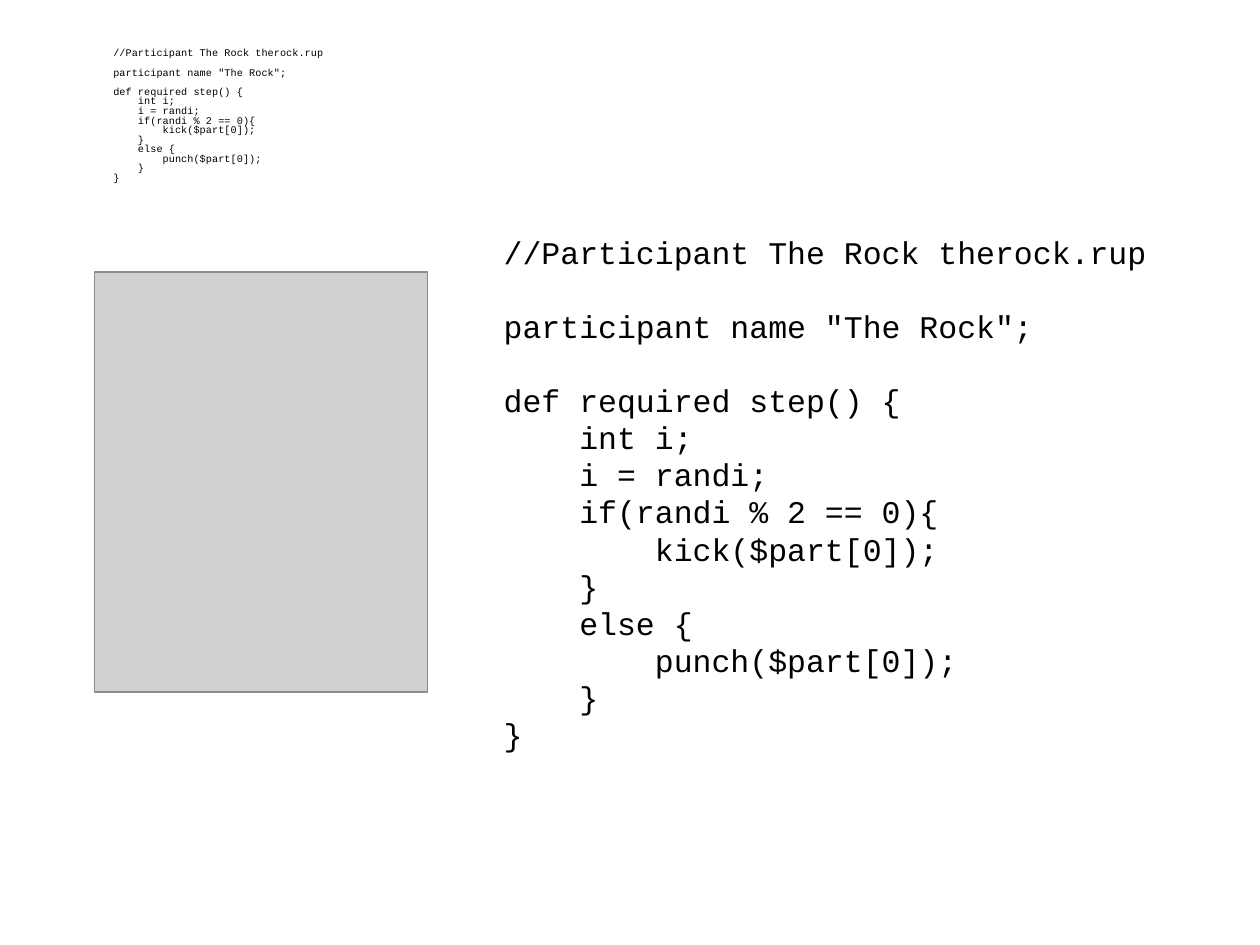
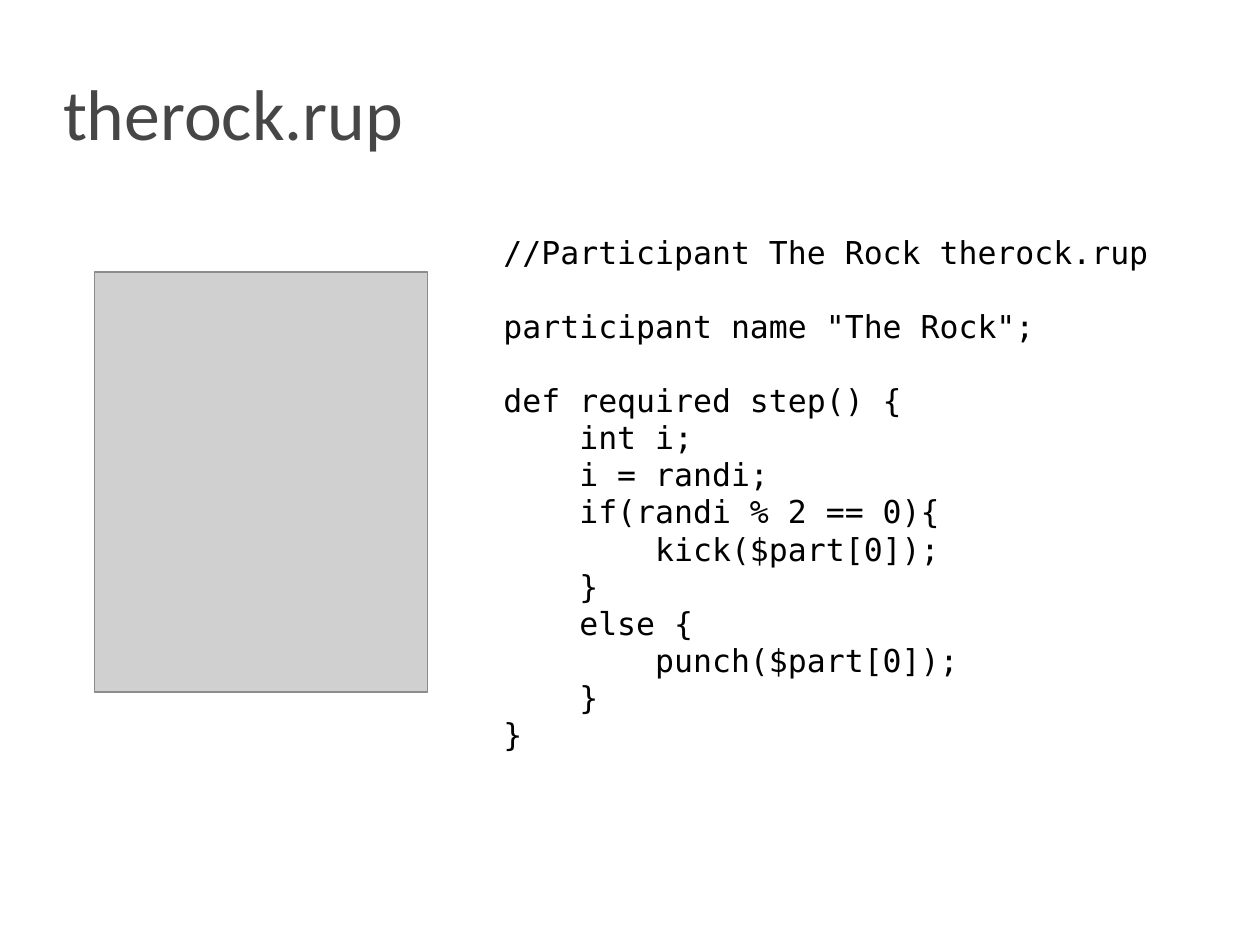
Before and after one commit to dcoli/plt4115, a slide deck: slide 6 of src/compiler/doc/rumble.ppt. Drawn at 1260x945 pixels with LibreOffice and Linux fonts; fonts in the diff are those of the drawing; grey boxes stand for pictures. Boxes give left, top, right and bottom in pixels: in the first picture for what was removed or moved away, otherwise in the second. Text is boxed around its words. In the diff, an @@ line names an element or a change of style, - is before the commit and + after.

```diff
--- a/src/compiler/doc/rumble.ppt
+++ b/src/compiler/doc/rumble.ppt
@@ title at bbox=[63, 90, 403, 152]: text changed; size 5.8 to 41 pt; font Courier New to Calibri; text colour #000000 to #464646 @@
-//Participant The Rock therock.rup
-participant name "The Rock";
-def required step() {
-int i;
-i = randi;
-if(randi % 2 == 0){
-kick($part[0]);
-}
-else {
-punch($part[0]);
-}
-}
+therock.rup
@@ text "//Participant The Rock therock.rup participant ..." at bbox=[503, 240, 1149, 679]: font Courier New to DejaVu Sans Mono @@
```
Also in this commit, not shown: 11 other slides changed, 2 other files.
